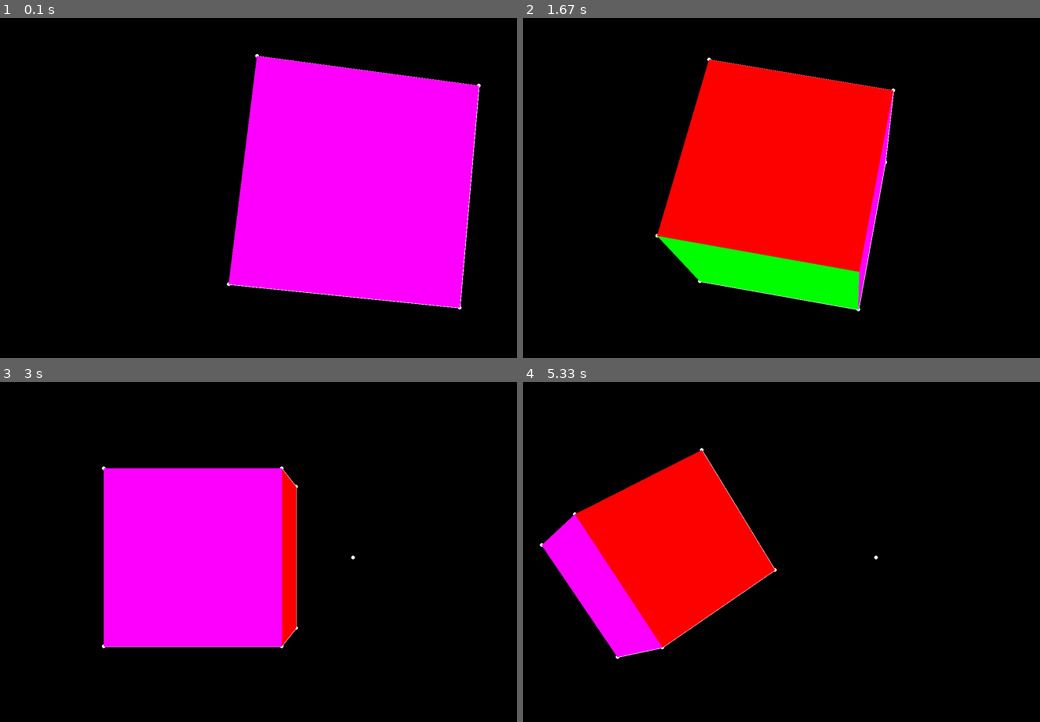
Above: before the commit, frames 1-4 (two rows, left to right).
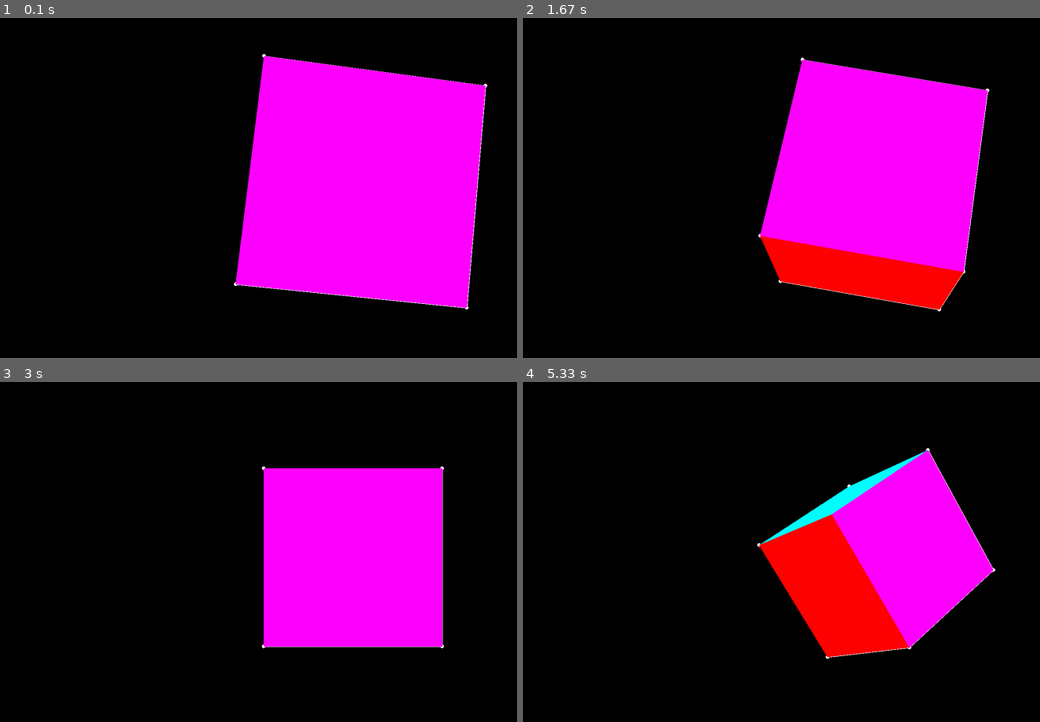
Above: after the commit, the same moments.

Repository: SteakFisher/pyGameEngine
Game: pygame game, started from main.py
The game is run twice, just before and just after one commit, with the same random seed, the same clock (stepped at 60 frames per second) and the same inputs.
Inputs:
- Up to frame 1 (0.1 s): no input
- Up to frame 2 (1.67 s): no input
- Up to frame 3 (3 s): no input
- Up to frame 4 (5.33 s): no input

The runs differ from the first frame. In frame 1, 2.5% of the frame differs, in the area x 43-95%, y 10-86%; in frame 2, 37%, in the area x 25-91%, y 11-87%; in frame 3, 33%; in frame 4, 32%.

Commit message:
Fixed rendering issues, faces change color (bug)

Diff:
--- a/main.py
+++ b/main.py
@@ -26,7 +26,7 @@
 
     screen.fill("black")
 
-    cube1.setPosition(cube1.pos + Position(0.01, 0, 0.01))
+    cube1.setPosition(cube1.pos + Position(0.0, 0, 0.01))
     cube1.setRotation(cube1.rot + Rotation(1, 1, 1))
     # cube1.setScale(cube1.scale + Scaling(0.01, 0.01, 0.01))
 
--- a/newClasses/Cube.py
+++ b/newClasses/Cube.py
@@ -68,23 +68,38 @@
         for i in self.edges:
             pygame.draw.line(self.screen, Color(255, 255, 255), pixels[i[0]], pixels[i[1]], 2)
 
-    def __drawFaces(self, pixels):
+    def __drawFace(self, pixels, face, color):
+        surface = []
+        for edge in face:
+            surface.append(pixels[self.edges[edge][0]])
+            surface.append(pixels[self.edges[edge][1]])
+
+        pygame.draw.polygon(self.screen, color, tuple(surface))
+
+    def __drawFaces(self, pixels, transformedVertices):
         # pygame.draw.polygon(self.screen, Color(0,255,0), ((15, 65), (86, 125), (250, 375), (400, 25), (60, 540)))
 
         Colors = [Color(0, 0, 0), Color(0, 0, 255), Color(0, 255, 0), Color(0, 255, 255), Color(255, 0, 0),
                   Color(255, 0, 255), Color(255, 255, 0), Color(255, 255, 255)]
 
+        faces = self.faces
+
+        indices = []
+
+        for face in faces:
+            sum = 0
+            for edge in face:
+                for index, vertex in enumerate(self.edges[edge]):
+                    sum += transformedVertices[vertex][2]
+            indices.append((face, sum/4))
+
+        indices = sorted(indices, key=lambda x: x[1], reverse=True)
+
         i = 0
 
-        for face in self.faces:
-            surface = []
-            for edge in face:
-                surface.append(pixels[self.edges[edge][0]])
-                surface.append(pixels[self.edges[edge][1]])
-
-            pygame.draw.polygon(self.screen, Colors[i], tuple(surface))
+        for index in indices:
+            self.__drawFace(pixels, index[0], Colors[i])
             i += 1
-
 
     def draw(self):
         screen = self.screen
@@ -116,6 +131,9 @@
 
         pixels = []
 
+
+        # transformedVertices = sorted(transformedVertices, key=lambda x: x[2])
+
         for vertex in transformedVertices:
             vertex = numpy.dot(projection_matrix, vertex)
 
@@ -130,7 +148,7 @@
             pygame.draw.circle(screen, Color(255, 255, 255), pixel, 5)
 
         self.__drawEdges(pixels)
-        self.__drawFaces(pixels)
+        self.__drawFaces(pixels, transformedVertices)
 
     def tick(self):
         self.draw()
